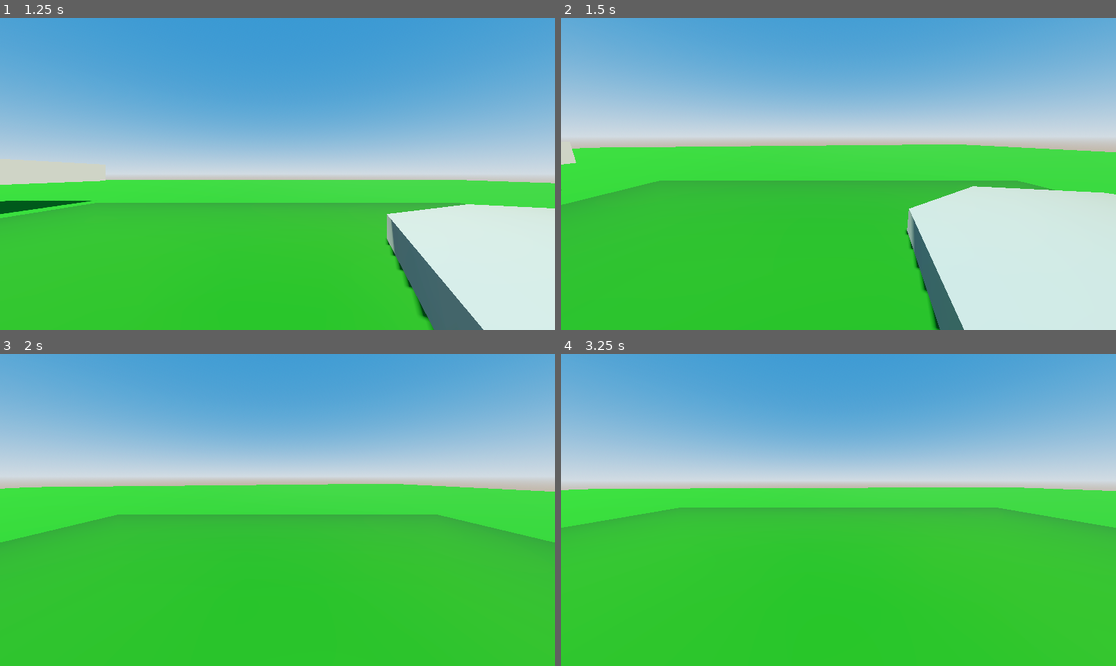
Above: before the commit, frames 1-4 (two rows, left to right).
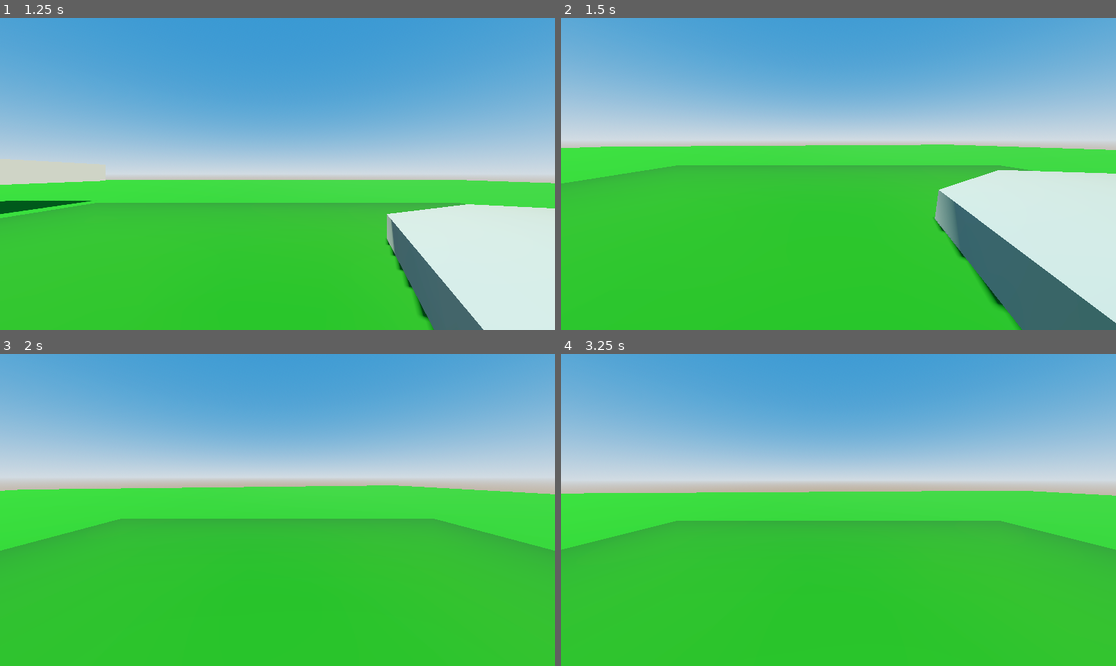
Above: after the commit, the same moments.

Repository: BookmarkGreen/godotFPSProject
Game: Godot game, scene res://Menus/MainMenu.tscn
Same seed, same stepped clock (60 frames per second), same inputs: the game is played once before the commit and once after it.
Inputs (mouse positions are in pixels of both pictures, inside the frame that each line leads up to):
- Up to frame 1 (1.25 s): click "Start Game" at 0.5 s
- Up to frame 2 (1.5 s): tap Enter (ui_accept) at 1.25 s; move the mouse to (866, 174) at 1.27 s; hold W (up) from 1.28 s (still down); hold Shift (sprint) from 1.28 s (still down)
- Up to frame 3 (2 s): keep holding W (up); keep holding Shift (sprint); tap Space (jump, bound only after the commit) at 1.52, 1.82 s; tap Enter (ui_accept) at 1.55 s
- Up to frame 4 (3.25 s): keep holding W (up); move the mouse to (810, 510) at 2.02 s; release Shift (sprint) at 2.03 s; tap Enter (ui_accept) at 2.1 s; tap Space (jump, bound only after the commit) at 2.27, 2.3, 2.57, 2.85 s; move the mouse to (849, 503) at 2.77 s; hold Shift (sprint) from 2.78 s (still down)

Frame 1 is identical in both runs. In frame 2, 15% of the frame differs, in the area x 0-100%, y 38-100%; in frame 3, 2.3%; in frame 4, 6.0%.

Commit message:
Add wall jump and crouch movement to player controller

Diff:
--- a/Levels/Level.tscn
+++ b/Levels/TestLevel.tscn
@@ -1,7 +1,7 @@
 [gd_scene load_steps=7 format=3 uid="uid://i5dgwd1mhwlx"]
 
-[ext_resource type="PackedScene" uid="uid://skip0h0aaahg" path="res://Player/Player.tscn" id="1_01p8g"]
-[ext_resource type="Script" path="res://Levels/Level.gd" id="1_3cdnj"]
+[ext_resource type="Script" path="res://Levels/Level.gd" id="1_2ba2t"]
+[ext_resource type="PackedScene" uid="uid://skip0h0aaahg" path="res://Player/Player.tscn" id="2_pxy5p"]
 
 [sub_resource type="ProceduralSkyMaterial" id="ProceduralSkyMaterial_ooi1d"]
 sky_top_color = Color(0.187758, 0.465811, 0.704354, 1)
--- a/Menus/MainMenu.gd
+++ b/Menus/MainMenu.gd
@@ -1,6 +1,6 @@
 extends Control
 
-@onready var level_scene = preload("res://Levels/Level.tscn") as PackedScene
+@onready var level_scene = preload("res://Levels/TestLevel.tscn") as PackedScene
 
 
 
--- a/Player/Player.gd
+++ b/Player/Player.gd
@@ -1,28 +1,43 @@
+class_name Player
 extends CharacterBody3D
 
 var speed
 
-const WALK_SPEED = 5.0
-const SPRINT_SPEED = 10.0
-const JUMP_VELOCITY = 4.5
-const SENSITIVITY = 0.003
+@export var CROUCH_SPEED: float #2.5
+@export var SPRINT_CROUCH_SPEED: float #4.5
+
+@export var WALK_SPEED: float #5.0
+@export var SPRINT_SPEED: float #10.0
+@export var JUMP_VELOCITY: float #4.5
+@export var SENSITIVITY: float #0.003
 
 #BOB
-const BOB_FREQUENCY = 2.0
-const BOB_AMP = 0.08
-var t_bob = 0.0
+@export var BOB_FREQUENCY: float #2.0
+@export var BOB_AMP: float #0.08
+@export var t_bob: float #0.0
 
+#CROUCHING/SLIDING
+var _is_crouching := false
+var _is_sliding := false
 #FOV
+
+@onready var player: Player = $"."
+@onready var shape_cast_3d: ShapeCast3D = $ShapeCast3D
+@onready var player_animation_player: AnimationPlayer = $PlayerAnimationPlayer
 @export var BASE_FOV = 75.0
 @export var FOV_MULT = 1.5
 # Get the gravity from the project settings to be synced with RigidBody nodes.
 var gravity = 9.8
+
 
 @onready var head = $Head
 @onready var camera = $Head/Camera3D
 
 func _ready():
 	Input.set_mouse_mode(Input.MOUSE_MODE_CAPTURED)
+	shape_cast_3d.add_exception($".")
+	_is_crouching = !_is_crouching
+	_is_sliding = !_is_sliding
 
 func _unhandled_input(event):
 	if event is InputEventMouseMotion:
@@ -36,19 +51,31 @@
 		velocity.y -= gravity * delta
 
 	# Handle jump.
-	if Input.is_action_just_pressed("ui_accept") and is_on_floor():
+	if Input.is_action_just_pressed("jump") and is_on_floor():
+		velocity.y = JUMP_VELOCITY
+	elif Input.is_action_just_pressed("jump") and is_on_wall_only():
 		velocity.y = JUMP_VELOCITY
 
 
 	# Handle Run
 	if Input.is_action_pressed("sprint"):
-		speed = SPRINT_SPEED
+		if _is_crouching == true:
+			speed = SPRINT_SPEED
+		else:
+			speed = SPRINT_CROUCH_SPEED
 	else:
-		speed = WALK_SPEED
+		if _is_crouching == true:
+			speed = WALK_SPEED
+		else:
+			speed = CROUCH_SPEED
 	if Input.is_action_pressed("zoom"):
 		BASE_FOV = 30.0
 	else:
 		BASE_FOV = 75.0
+	if Input.is_action_just_pressed("crouch"):
+		toggle_crouch()
+	if(player.is_on_wall()):
+		print("Is on wall")
 	# Get the input direction and handle the movement/deceleration.
 	# As good practice, you should replace UI actions with custom gameplay actions.
 	var input_dir = Input.get_vector("left", "right", "up", "down")
@@ -77,3 +104,15 @@
 	pos.y = sin(time * BOB_FREQUENCY) * BOB_AMP
 	pos.x = cos(time * BOB_FREQUENCY / 2) * BOB_AMP
 	return pos
+
+func toggle_crouch():
+	if _is_crouching == true and _is_sliding:
+		player_animation_player.play("Crouch", -1, 7.0)
+	elif _is_crouching == false and shape_cast_3d.is_colliding() == false:
+		player_animation_player.play("Crouch", -1, 7.0 * -1, true)
+
+func _on_player_animation_player_animation_started(anim_name: StringName) -> void:
+	if anim_name == "Crouch":
+		_is_crouching = !_is_crouching
+	elif anim_name == "CrouchSlide":
+		_is_sliding = !_is_sliding
--- a/Player/Player.tscn
+++ b/Player/Player.tscn
@@ -1,14 +1,193 @@
-[gd_scene load_steps=4 format=3 uid="uid://skip0h0aaahg"]
+[gd_scene load_steps=10 format=3 uid="uid://skip0h0aaahg"]
 
 [ext_resource type="Script" path="res://Player/Player.gd" id="1_7bk7b"]
 
+[sub_resource type="Animation" id="Animation_jvdpw"]
+resource_name = "Crouch"
+tracks/0/type = "value"
+tracks/0/imported = false
+tracks/0/enabled = true
+tracks/0/path = NodePath("CollisionShape3D:shape:height")
+tracks/0/interp = 2
+tracks/0/loop_wrap = true
+tracks/0/keys = {
+"times": PackedFloat32Array(0, 1),
+"transitions": PackedFloat32Array(1, 1),
+"update": 0,
+"values": [2.0, 1.5]
+}
+tracks/1/type = "value"
+tracks/1/imported = false
+tracks/1/enabled = true
+tracks/1/path = NodePath("CollisionShape3D:position")
+tracks/1/interp = 2
+tracks/1/loop_wrap = true
+tracks/1/keys = {
+"times": PackedFloat32Array(0, 1),
+"transitions": PackedFloat32Array(1, 1),
+"update": 0,
+"values": [Vector3(0, 0, 0), Vector3(0, -0.25, 0)]
+}
+tracks/2/type = "value"
+tracks/2/imported = false
+tracks/2/enabled = true
+tracks/2/path = NodePath("Head:position")
+tracks/2/interp = 2
+tracks/2/loop_wrap = true
+tracks/2/keys = {
+"times": PackedFloat32Array(0, 1),
+"transitions": PackedFloat32Array(1, 1),
+"update": 0,
+"values": [Vector3(0, 0.5, 0.062), Vector3(0, 0.18, 0.062)]
+}
+
+[sub_resource type="Animation" id="Animation_m5uhp"]
+length = 0.001
+tracks/0/type = "value"
+tracks/0/imported = false
+tracks/0/enabled = true
+tracks/0/path = NodePath("CollisionShape3D:position")
+tracks/0/interp = 1
+tracks/0/loop_wrap = true
+tracks/0/keys = {
+"times": PackedFloat32Array(0),
+"transitions": PackedFloat32Array(1),
+"update": 0,
+"values": [Vector3(0, 0, 0)]
+}
+tracks/1/type = "value"
+tracks/1/imported = false
+tracks/1/enabled = true
+tracks/1/path = NodePath("Head:position")
+tracks/1/interp = 1
+tracks/1/loop_wrap = true
+tracks/1/keys = {
+"times": PackedFloat32Array(0),
+"transitions": PackedFloat32Array(1),
+"update": 0,
+"values": [Vector3(0, 0.594008, 0.0623531)]
+}
+tracks/2/type = "value"
+tracks/2/imported = false
+tracks/2/enabled = true
+tracks/2/path = NodePath("CollisionShape3D:shape:height")
+tracks/2/interp = 1
+tracks/2/loop_wrap = true
+tracks/2/keys = {
+"times": PackedFloat32Array(0),
+"transitions": PackedFloat32Array(1),
+"update": 0,
+"values": [2.0]
+}
+tracks/3/type = "value"
+tracks/3/imported = false
+tracks/3/enabled = true
+tracks/3/path = NodePath("Head/Camera3D:rotation")
+tracks/3/interp = 1
+tracks/3/loop_wrap = true
+tracks/3/keys = {
+"times": PackedFloat32Array(0),
+"transitions": PackedFloat32Array(1),
+"update": 0,
+"values": [Vector3(0, 0, 0)]
+}
+tracks/4/type = "value"
+tracks/4/imported = false
+tracks/4/enabled = true
+tracks/4/path = NodePath("Head:rotation")
+tracks/4/interp = 1
+tracks/4/loop_wrap = true
+tracks/4/keys = {
+"times": PackedFloat32Array(0),
+"transitions": PackedFloat32Array(1),
+"update": 0,
+"values": [Vector3(0, 0, 0)]
+}
+
+[sub_resource type="Animation" id="Animation_64fiq"]
+resource_name = "WallRun"
+
+[sub_resource type="Animation" id="Animation_kcx2v"]
+resource_name = "CrouchSlide"
+tracks/0/type = "value"
+tracks/0/imported = false
+tracks/0/enabled = true
+tracks/0/path = NodePath("CollisionShape3D:shape:height")
+tracks/0/interp = 2
+tracks/0/loop_wrap = true
+tracks/0/keys = {
+"times": PackedFloat32Array(0, 1),
+"transitions": PackedFloat32Array(1, 1),
+"update": 0,
+"values": [2.0, 1.5]
+}
+tracks/1/type = "value"
+tracks/1/imported = false
+tracks/1/enabled = true
+tracks/1/path = NodePath("CollisionShape3D:position")
+tracks/1/interp = 2
+tracks/1/loop_wrap = true
+tracks/1/keys = {
+"times": PackedFloat32Array(0, 1),
+"transitions": PackedFloat32Array(1, 1),
+"update": 0,
+"values": [Vector3(0, 0, 0), Vector3(0, -0.25, 0)]
+}
+tracks/2/type = "value"
+tracks/2/imported = false
+tracks/2/enabled = true
+tracks/2/path = NodePath("Head:position")
+tracks/2/interp = 2
+tracks/2/loop_wrap = true
+tracks/2/keys = {
+"times": PackedFloat32Array(0, 1),
+"transitions": PackedFloat32Array(1, 1),
+"update": 0,
+"values": [Vector3(0, 0.5, 0.062), Vector3(0, 0.18, 0.062)]
+}
+tracks/3/type = "value"
+tracks/3/imported = false
+tracks/3/enabled = true
+tracks/3/path = NodePath("Head:rotation")
+tracks/3/interp = 1
+tracks/3/loop_wrap = true
+tracks/3/keys = {
+"times": PackedFloat32Array(0, 1),
+"transitions": PackedFloat32Array(1, 1),
+"update": 0,
+"values": [Vector3(0, 0, 0), Vector3(0, 0, 0.174533)]
+}
+
+[sub_resource type="AnimationLibrary" id="AnimationLibrary_yg5j6"]
+_data = {
+"Crouch": SubResource("Animation_jvdpw"),
+"CrouchSlide": SubResource("Animation_kcx2v"),
+"RESET": SubResource("Animation_m5uhp"),
+"WallRun": SubResource("Animation_64fiq")
+}
+
 [sub_resource type="CapsuleMesh" id="CapsuleMesh_jnhes"]
 
 [sub_resource type="CapsuleShape3D" id="CapsuleShape3D_hjvst"]
+
+[sub_resource type="SphereShape3D" id="SphereShape3D_bfdj1"]
 
 [node name="Player" type="CharacterBody3D"]
 collision_mask = 2
 script = ExtResource("1_7bk7b")
+CROUCH_SPEED = 2.5
+SPRINT_CROUCH_SPEED = 4.5
+WALK_SPEED = 5.0
+SPRINT_SPEED = 10.0
+JUMP_VELOCITY = 4.5
+SENSITIVITY = 0.003
+BOB_FREQUENCY = 2.0
+BOB_AMP = 0.08
+
+[node name="PlayerAnimationPlayer" type="AnimationPlayer" parent="."]
+libraries = {
+"": SubResource("AnimationLibrary_yg5j6")
+}
 
 [node name="MeshInstance3D" type="MeshInstance3D" parent="."]
 mesh = SubResource("CapsuleMesh_jnhes")
@@ -24,3 +203,13 @@
 
 [node name="ReflectionProbe" type="ReflectionProbe" parent="Head/Camera3D"]
 update_mode = 1
+
+[node name="ShapeCast3D" type="ShapeCast3D" parent="."]
+transform = Transform3D(1, 0, 0, 0, 1, 0, 0, 0, 1, 0.001, 1, 0.003)
+shape = SubResource("SphereShape3D_bfdj1")
+target_position = Vector3(0, 0.5, 0)
+collision_mask = 3
+collide_with_areas = true
+debug_shape_custom_color = Color(1, 0, 0, 1)
+
+[connection signal="animation_started" from="PlayerAnimationPlayer" to="." method="_on_player_animation_player_animation_started"]
--- /dev/null
+++ b/StateMachine/State.gd
@@ -0,0 +1,19 @@
+class_name State
+extends Node
+
+var state_machine : StateMachine = null
+
+func handle_input(_event: InputEvent) -> void:
+	pass
+
+func update(_delta: float) -> void:
+	pass
+
+func physics_update(_delta: float) -> void:
+	pass
+
+func enter(_msg := {}) -> void:
+	pass
+
+func exit() -> void:
+	pass
--- /dev/null
+++ b/StateMachine/StateMachine.gd
@@ -0,0 +1,39 @@
+class_name StateMachine
+extends Node
+
+signal transitioned(state_name : String)
+
+@export var initial_state := NodePath()
+@onready var state: State = get_node(initial_state)
+
+
+func _ready() -> void:
+	await owner.ready
+	# The state machine assigns itself to the State objects' state_machine property.
+	for child in get_children():
+		child.state_machine = self
+	state.enter()
+
+
+# The state machine subscribes to node callbacks and delegates them to the state objects.
+func _unhandled_input(event: InputEvent) -> void:
+	state.handle_input(event)
+
+
+func _process(delta: float) -> void:
+	state.update(delta)
+
+
+func _physics_process(delta: float) -> void:
+	state.physics_update(delta)
+
+
+# Call current states exit function, then enter the next one
+# Message is optional, for future use example passing down a "double jump" or different powerups etc.
+func transition_to(target_state_name: String, msg: Dictionary = {}) -> void:
+	if not has_node(target_state_name):
+		return
+	state.exit()
+	state = get_node(target_state_name)
+	state.enter(msg)
+	emit_signal("transitioned", state.name)
--- a/project.godot
+++ b/project.godot
@@ -14,6 +14,10 @@
 run/main_scene="res://Menus/MainMenu.tscn"
 config/features=PackedStringArray("4.2", "Forward Plus")
 config/icon="res://icon.svg"
+
+[editor]
+
+movie_writer/movie_file="/home/petunia/Desktop/GodotVideos/godot_test.avi"
 
 [input]
 
@@ -49,6 +53,16 @@
 }
 zoom={
 "deadzone": 0.5,
-"events": [Object(InputEventKey,"resource_local_to_scene":false,"resource_name":"","device":-1,"window_id":0,"alt_pressed":false,"shift_pressed":false,"ctrl_pressed":false,"meta_pressed":false,"pressed":false,"keycode":0,"physical_keycode":4194326,"key_label":0,"unicode":0,"echo":false,"script":null)
+"events": [Object(InputEventKey,"resource_local_to_scene":false,"resource_name":"","device":0,"window_id":0,"alt_pressed":false,"shift_pressed":false,"ctrl_pressed":false,"meta_pressed":false,"pressed":false,"keycode":0,"physical_keycode":67,"key_label":0,"unicode":0,"echo":false,"script":null)
 ]
 }
+crouch={
+"deadzone": 0.5,
+"events": [Object(InputEventKey,"resource_local_to_scene":false,"resource_name":"","device":0,"window_id":0,"alt_pressed":false,"shift_pressed":false,"ctrl_pressed":false,"meta_pressed":false,"pressed":false,"keycode":0,"physical_keycode":4194326,"key_label":0,"unicode":0,"echo":false,"script":null)
+]
+}
+jump={
+"deadzone": 0.5,
+"events": [Object(InputEventKey,"resource_local_to_scene":false,"resource_name":"","device":-1,"window_id":0,"alt_pressed":false,"shift_pressed":false,"ctrl_pressed":false,"meta_pressed":false,"pressed":false,"keycode":0,"physical_keycode":32,"key_label":0,"unicode":32,"echo":false,"script":null)
+]
+}
Not shown: 2 places in Levels/TestLevel.tscn that only renumber resources
